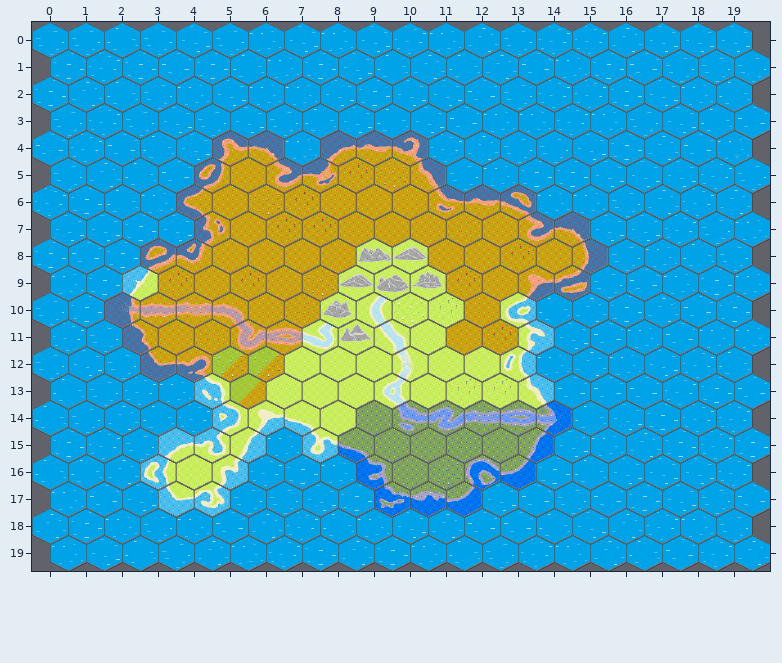
A Tiled map gets an edit: maps/default.tmx. Above, as it was before the edit.
Cells are 64x64 px. Hexagonal. Every second row is shifted by half a cell. Shown: x 0..19, y 0..19.
The same view after the edit:
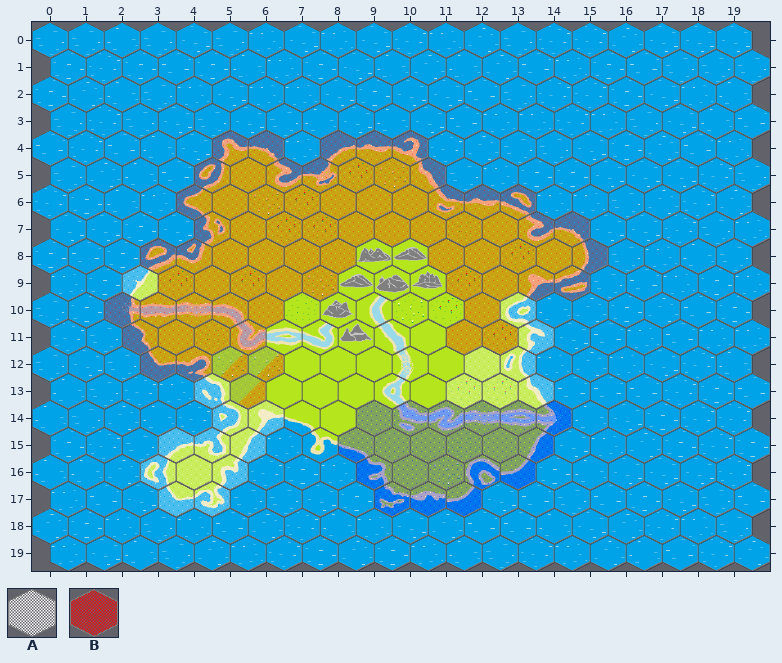
Key: from "colors": A 0, B 1.
_ is an empty cell, . an unchanged one.
The exact change:
--- layer "layer3"
@@ x 6..11 @@
- 8 ...AA.
- 9 ..AAA.
-10 .BAAAA
-11 BAAAA.
-12 .AAAAA
-13 AAAAA.
-14 .AA...
-15 .A....
+ 8 ...__.
+ 9 ..___.
+10 ._____
+11 _____.
+12 ._____
+13 _____.
+14 .__...
+15 ._....
Boxes around the changes in both pictures, in picture pixels (x1, y1, x2, y2):
removed: (266, 239, 464, 462)
